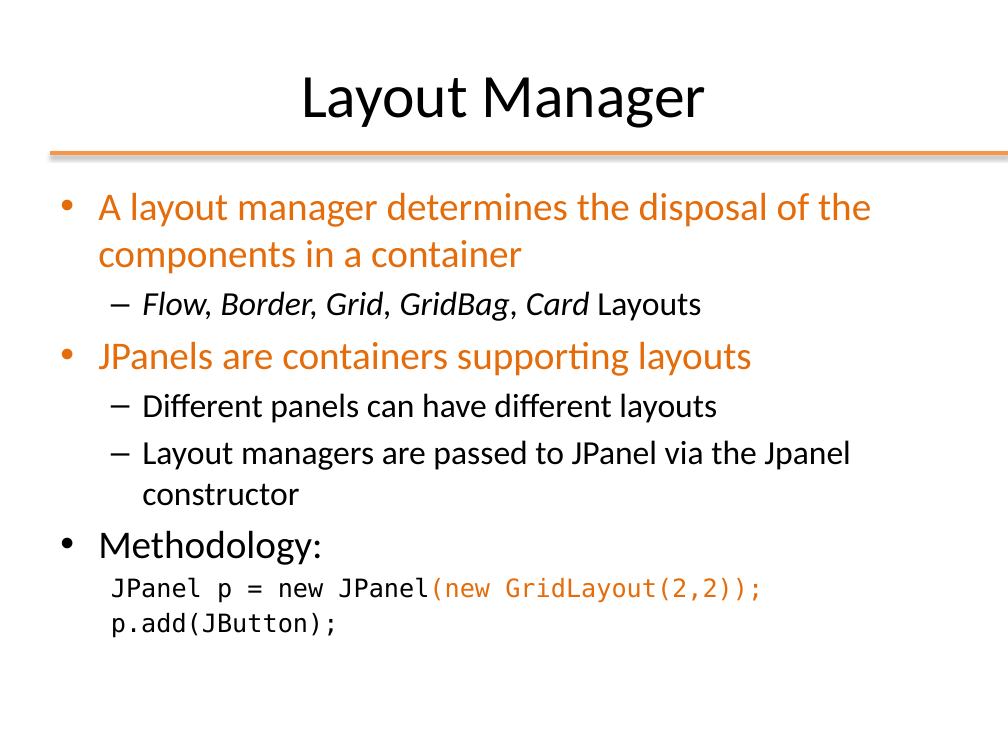
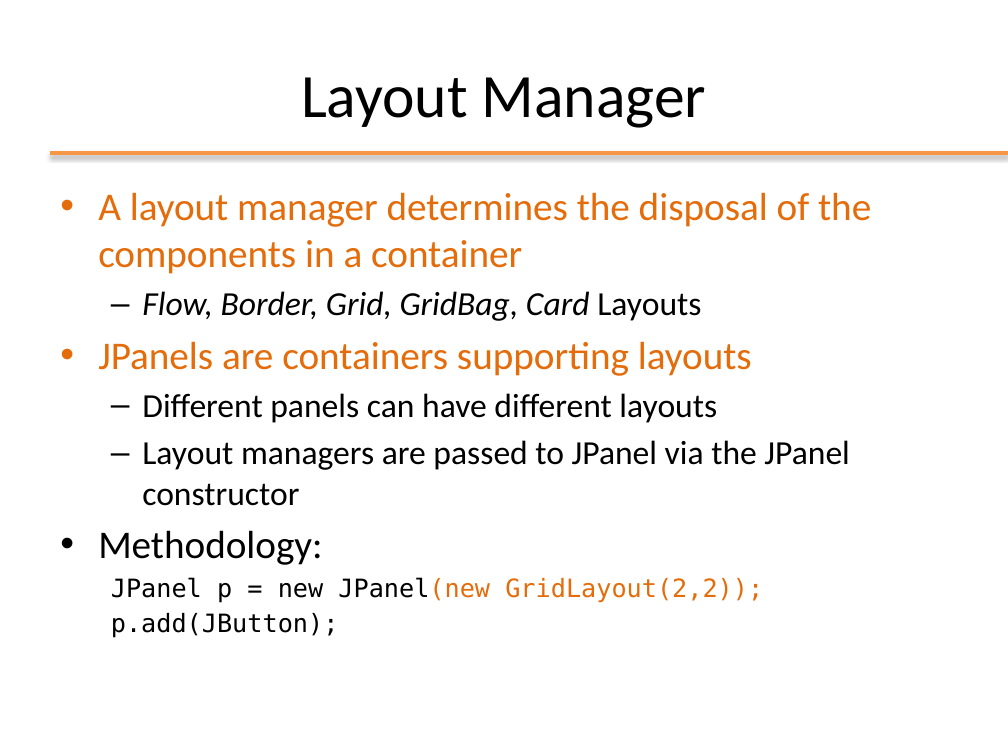
Before and after one commit to Andrea99-beep/ooprogramming, a slide deck: slide 33 of slides/ppt/07_Swing.pptx. Drawn at 1008x756 pixels with LibreOffice and Linux fonts; fonts in the diff are those of the drawing; background and template pictures are left out. Boxes give left, top, right and bottom in pixels: in the first picture for what was removed or moved away, otherwise in the second. Text is boxed around its words. In the diff, an @@ line names an element or a change of style, - is before the commit and + after.

```diff
--- a/slides/ppt/07_Swing.pptx
+++ b/slides/ppt/07_Swing.pptx
@@ text at (142,440,849,506): text changed @@
-  – Layout managers are passed to JPanel via the Jpanel constructor
+  – Layout managers are passed to JPanel via the JPanel constructor
```
Also in this commit, not shown: 3 other slides changed, 1 other file.
